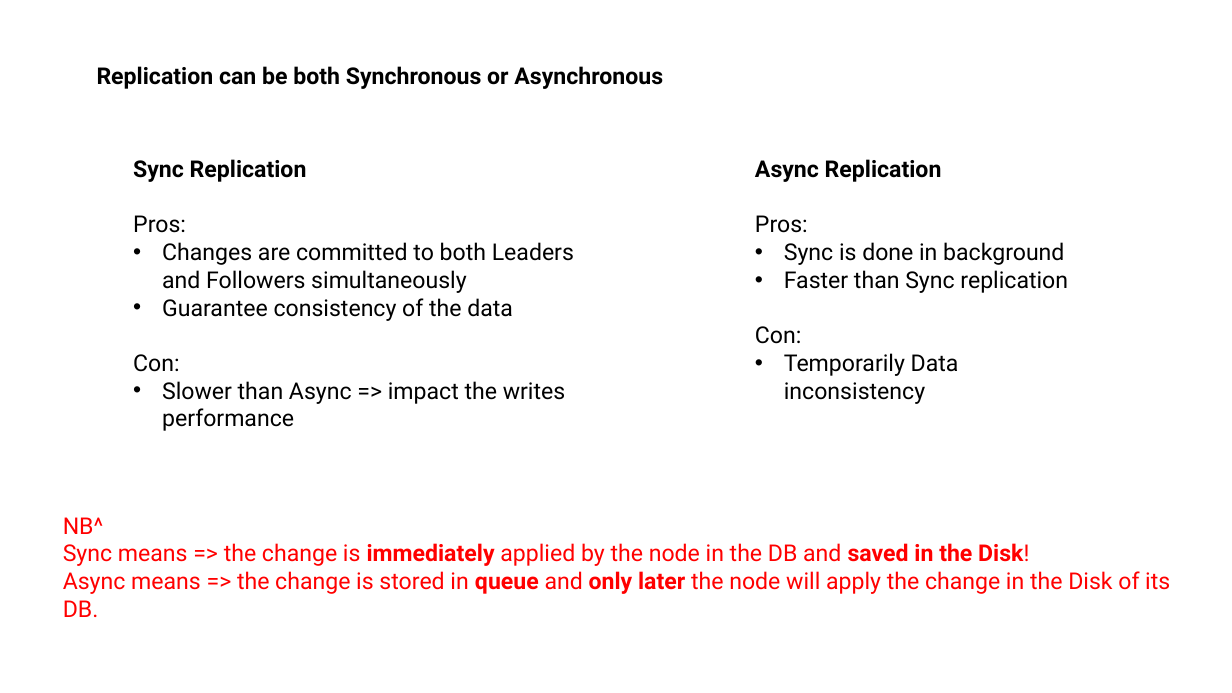
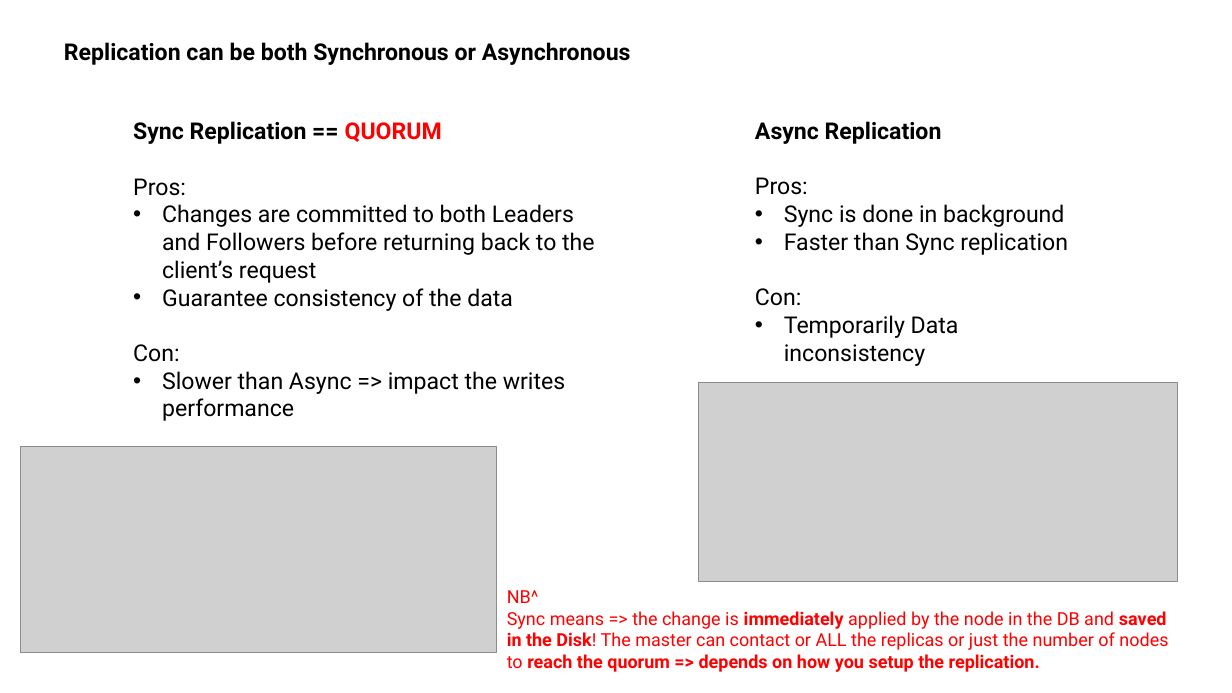
Before and after one commit to dventura3/system-design, a slide deck: slide 9 of docs/DB Replication.pptx. Drawn at 1232x693 pixels with LibreOffice and Linux fonts; fonts in the diff are those of the drawing; grey boxes stand for pictures. Boxes give left, top, right and bottom in pixels: in the first picture for what was removed or moved away, otherwise in the second. Text is boxed around its words. In the diff, an @@ line names an element or a change of style, - is before the commit and + after.

```diff
--- a/docs/DB Replication.pptx
+++ b/docs/DB Replication.pptx
@@ text "Replication can be both Synchronous ...": place and size @@
-text "Replication can be both Synchronous ..." at bbox=[97, 66, 663, 89]
+text "Replication can be both Synchronous ..." at bbox=[64, 42, 631, 65]
@@ text "Sync Replication == QUORUM": place and size @@
-text "Sync Replication == QUORUM" at bbox=[133, 159, 574, 431]
+text "Sync Replication == QUORUM" at bbox=[133, 121, 594, 421]
@@ text "Async Replication": place and size @@
-text "Async Replication" at bbox=[755, 159, 1068, 376]
+text "Async Replication" at bbox=[755, 121, 1068, 338]
@@ text at bbox=[133, 121, 442, 144]: text changed @@
-Sync Replication
+Sync Replication == QUORUM
@@ text at bbox=[162, 204, 594, 283]: text changed @@
-• Changes are committed to both Leaders and Followers simultaneously
+• Changes are committed to both Leaders and Followers before returning back to the client’s request
@@ picture added at bbox=[699, 383, 1177, 581] @@
@@ picture added at bbox=[20, 446, 497, 653] @@
@@ text "NB^": place and size @@
-text "NB^" at bbox=[63, 517, 1170, 594]
+text "NB^" at bbox=[507, 590, 1168, 672]
@@ text at bbox=[507, 590, 539, 603]: size 18 to 14 pt in "NB^" @@
@@ text at bbox=[507, 611, 1168, 672]: text changed; size 18 to 14 pt @@
-Sync means => the change is immediately applied by the node in the DB and saved in the Disk!
-Async means => the change is stored in queue and only later the node will apply the change in the Disk of its DB.
+Sync means => the change is immediately applied by the node in the DB and saved in the Disk! The master can contact or ALL the replicas or just the number of nodes to reach the quorum => depends on how you setup the replication.
```
Also in this commit, not shown: 6 other slides changed, 1 slide added, 2 other files.
